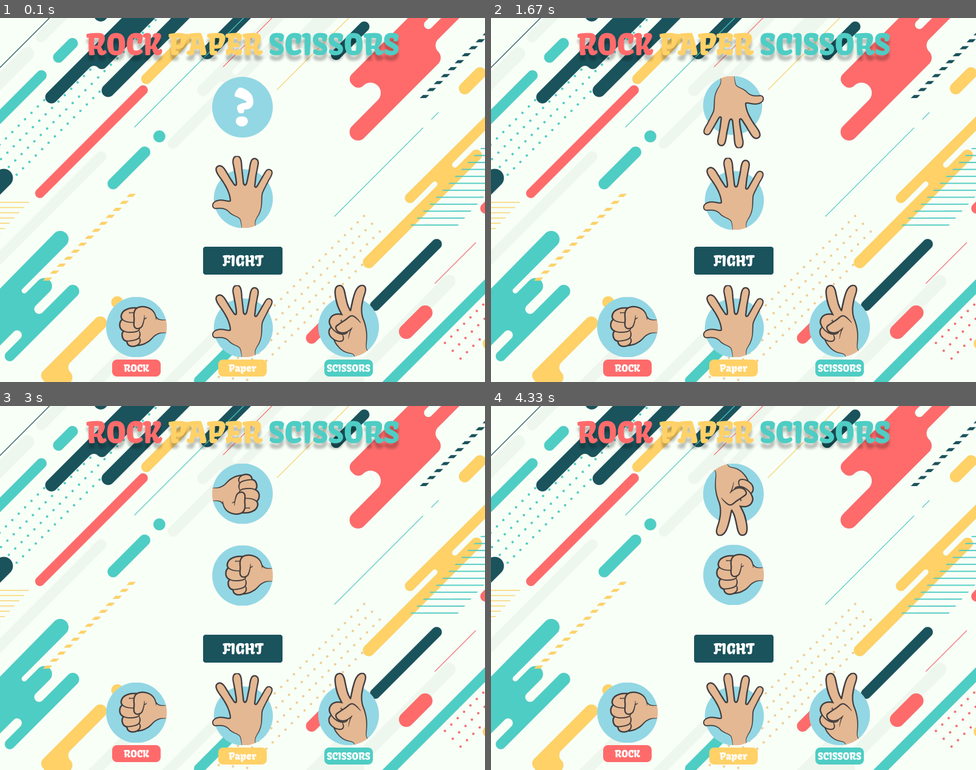
Above: before the commit, frames 1-4 (two rows, left to right).
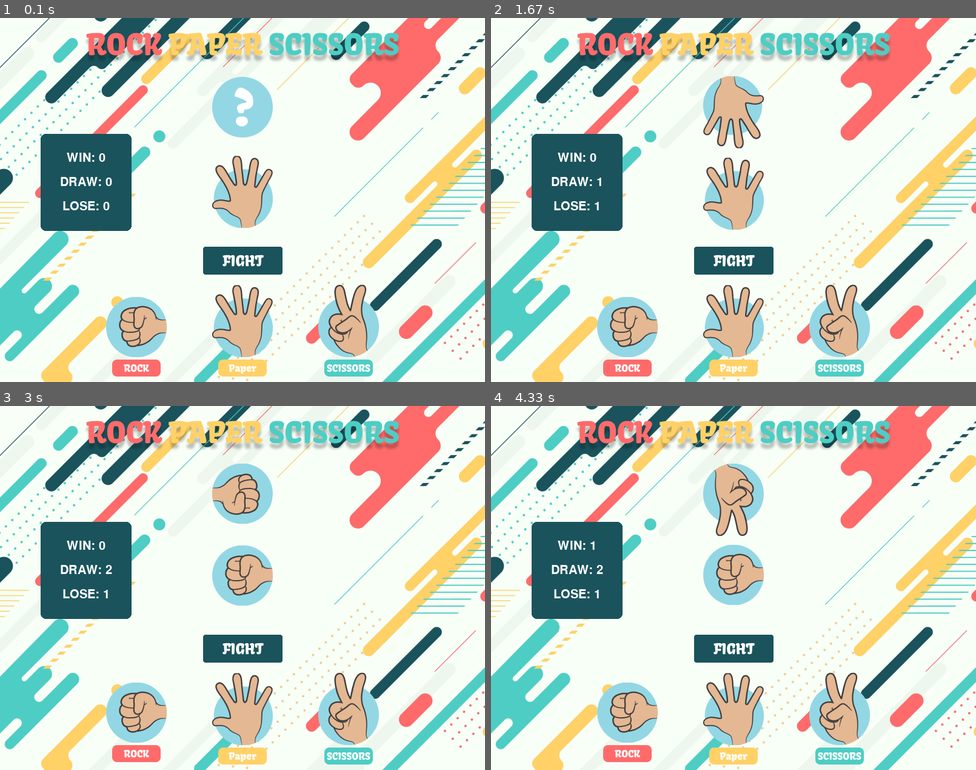
Above: after the commit, the same moments.

Repository: toki-04/pygame-rock-paper-scissors
Game: pygame game, started from main.py
Two runs of this game, one before a commit and one after it. Both use one fixed random seed, a clock stepped at 60 frames per second and the inputs below.
Inputs (mouse positions are in pixels of both pictures, inside the frame that each line leads up to):
- Up to frame 1 (0.1 s): no input
- Up to frame 2 (1.67 s): click (733, 261) at 0.38 s; click (733, 261) at 0.72 s
- Up to frame 3 (3 s): click (135, 726) at 2.05 s; click (242, 649) at 2.38 s
- Up to frame 4 (4.33 s): click (733, 649) at 3.72 s

The runs differ from the first frame. In frame 1, 4.8% of the frame differs, in the area x 8-28%, y 31-59%; in frame 2, 4.8%; in frame 3, 4.8%; in frame 4, 4.8%.

Commit message:
score system

Diff:
--- a/main.py
+++ b/main.py
@@ -12,6 +12,8 @@
 screen = pygame.display.set_mode((WIDTH, HEIGHT))
 pygame.display.set_caption("ROCK PAPER SCISSORS")
 clock = pygame.time.Clock()
+
+
 
 def setBg():
     bg = pygame.image.load("./img/BG.png")
@@ -24,32 +26,64 @@
 
 
 
-
-def check_winner():
+class Score:
+    def __init__(self):
+        self.win = 0
+        self.draw = 0
+        self.lose = 0
+
+score = Score()
+
+def check_winner():# Score
+
     if player_choice.value == "rock" and bot_choice.value == "rock":
-        print("draw")
+        score.draw += 1
     elif player_choice.value == "rock" and bot_choice.value == "paper":
-        print("lose")
+        score.lose += 1
     elif player_choice.value == "rock" and bot_choice.value == "scissors":
-        print("win")
-
+        score.win += 1
     if player_choice.value == "paper" and bot_choice.value == "rock":
-        print("win")
+        score.win += 1
     elif player_choice.value == "paper" and bot_choice.value == "paper":
-        print("draw")
+        score.draw += 1
     elif player_choice.value == "paper" and bot_choice.value == "scissors":
-        print("lose")
-
+        score.lose += 1
     if player_choice.value == "scissors" and bot_choice.value == "rock":
-        print("lose")
+        score.lose += 1
     elif player_choice.value == "scissors" and bot_choice.value == "paper":
-        print("win")
+        score.win += 1
     elif player_choice.value == "scissors" and bot_choice.value == "scissors":
-        print("draw")
+        score.draw += 1
 
     bot_choice.image = pygame.image.load(f"./img/{bot_choice.value}.png").convert_alpha()
     bot_choice.image = pygame.transform.rotate(bot_choice.image, 180)
     bot_choice.value = random.choice(["rock", "paper", "scissors"])
+
+def score_sheet():
+
+    score_container = pygame.Rect(67, 191, 150, 160)
+    pygame.draw.rect(screen, "#1A535C", score_container, border_radius=8)
+
+    pos_x, pos_y = score_container.center
+
+
+    WHITE = (255, 255, 255)
+    font = pygame.font.Font(None, 30)
+    text_win = font.render(f"WIN: {str(score.win)}", True, WHITE)
+    text_win_rect = text_win.get_rect(center=(pos_x, pos_y-40))
+
+    text_draw = font.render(f"DRAW: {str(score.draw)}", True, WHITE)
+    text_draw_rect = text_draw.get_rect(center=(pos_x, pos_y))
+
+    text_lose = font.render(f"LOSE: {str(score.lose)}", True, WHITE)
+    text_lose_rect = text_lose.get_rect(center=(pos_x, pos_y+40))
+
+    screen.blit(text_win, text_win_rect)
+    screen.blit(text_draw, text_draw_rect)
+    screen.blit(text_lose, text_lose_rect)
+
+
+
 
 
 
@@ -149,7 +183,6 @@
 
 
 
-
 # BUTTONS
 rock_button = Button("./img/btn-rock.png", int((WIDTH/2)-175), HEIGHT-75, "rock")
 paper_button = Button("./img/btn-paper.png", 400, HEIGHT-85, "paper")
@@ -177,6 +210,7 @@
 while True:
     setBg()
     setTitle()
+    score_sheet()
 
     button_group.draw(screen)
     bot_choice_group.draw(screen)
